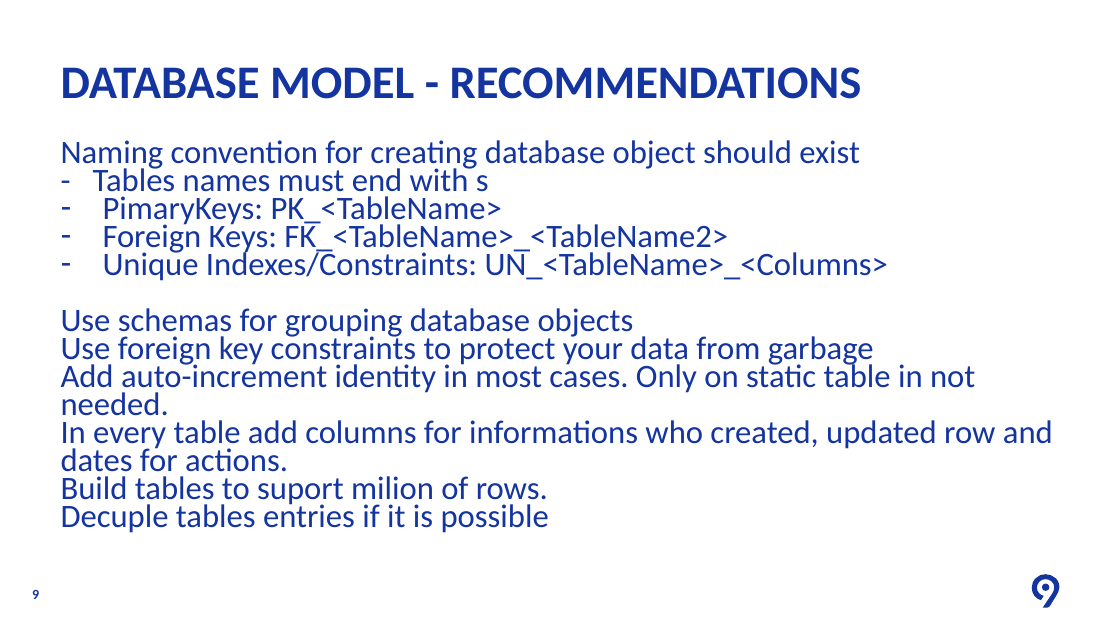
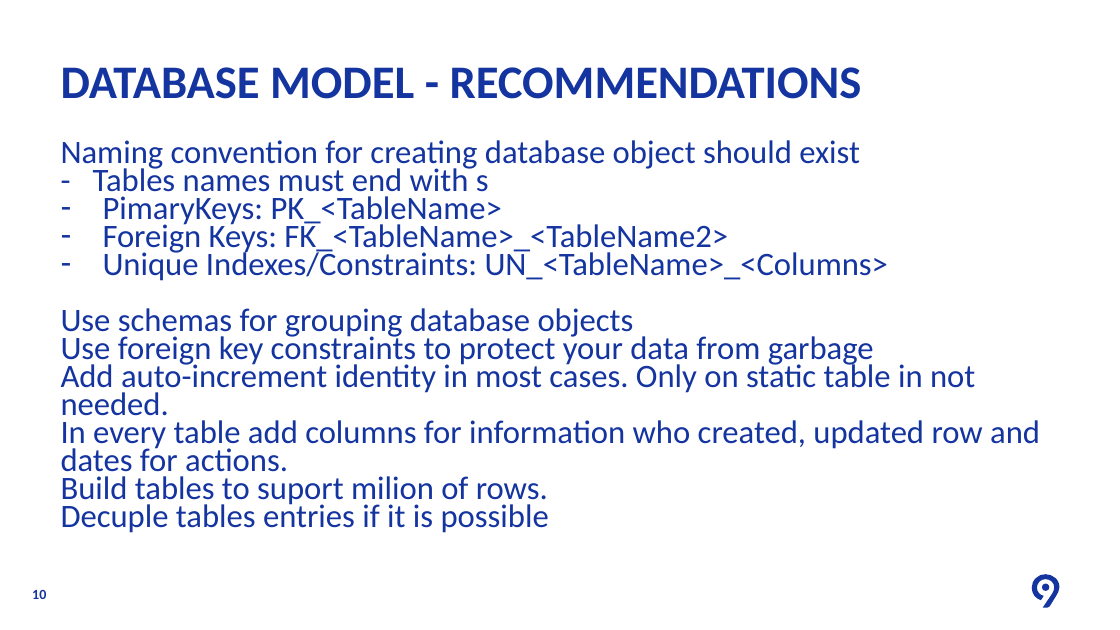
Before and after one commit to Levi9NS/Code9-2021, a slide deck: slide 10 of Azure Database (SQL and Cosmos)/SQL/Code9 2021 - SQL Database.pptx (slide 9 before the commit). Drawn at 1120x630 pixels with LibreOffice and Linux fonts; fonts in the diff are those of the drawing; background and template pictures are left out. Boxes give left, top, right and bottom in pixels: in the first picture for what was removed or moved away, otherwise in the second. Text is boxed around its words. In the diff, an @@ line names an element or a change of style, - is before the commit and + after.

```diff
--- a/Azure Database (SQL and Cosmos)/SQL/Code9 2021 - SQL Database.pptx
+++ b/Azure Database (SQL and Cosmos)/SQL/Code9 2021 - SQL Database.pptx
@@ text at [61,420,1040,479]: text changed @@
-In every table add columns for informations who created, updated row and dates for actions.
+In every table add columns for information who created, updated row and dates for actions.
@@ page number at [32,590,46,599]: text changed @@
-9
+10
```
Also in this commit, not shown: 4 other slides changed, 4 slides added, 3 slides removed.
